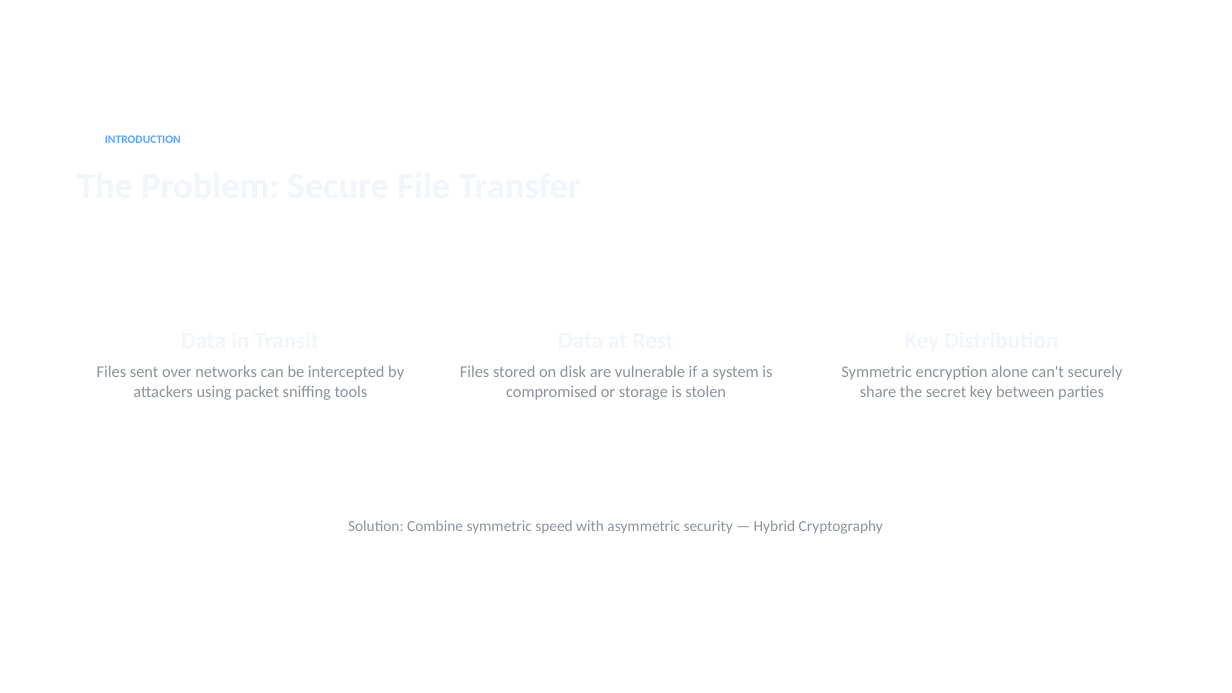
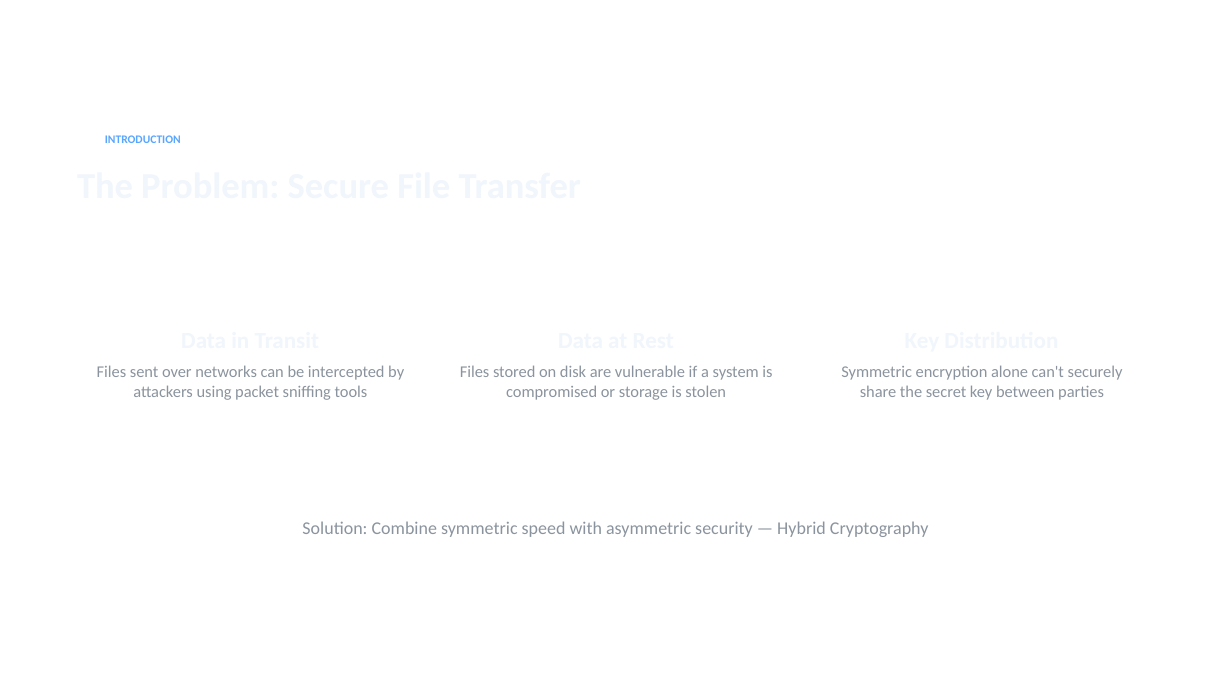
Before and after one commit to Waqas-Ul-Hasan/HybridCrypto, a slide deck: slide 2 of slides_editable.pptx. Drawn at 1232x693 pixels with LibreOffice and Linux fonts; fonts in the diff are those of the drawing; background and template pictures are left out. Boxes give left, top, right and bottom in pixels: in the first picture for what was removed or moved away, otherwise in the second. Text is boxed around its words. In the diff, an @@ line names an element or a change of style, - is before the commit and + after.

```diff
--- a/slides_editable.pptx
+++ b/slides_editable.pptx
@@ text "Solution: Combine symmetric speed with ..." at bbox=[302, 521, 929, 537]: size 12 to 14 pt @@
```
Also in this commit, not shown: 1 other slide changed, 4 other files.
